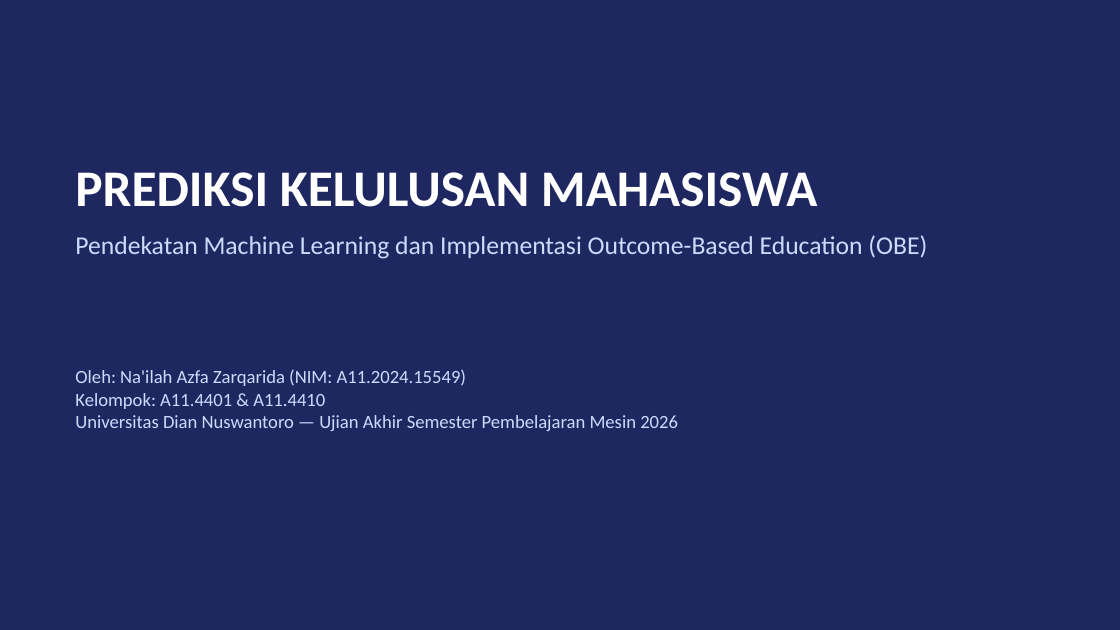
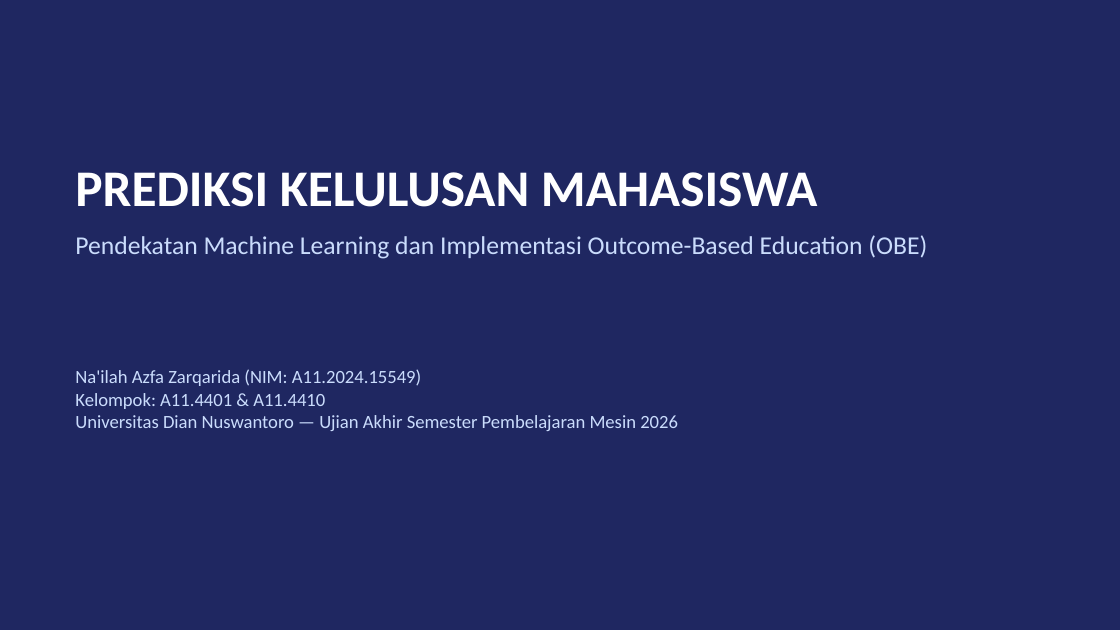
Before and after one commit to hafizmuzani011-collab/uas-ml-kelulusan, a slide deck: slide 1 of presentation/presentasi_uas_ml.pptx. Drawn at 1120x630 pixels with LibreOffice and Linux fonts; fonts in the diff are those of the drawing. Boxes give left, top, right and bottom in pixels: in the first picture for what was removed or moved away, otherwise in the second. Text is boxed around its words. In the diff, an @@ line names an element or a change of style, - is before the commit and + after.

```diff
--- a/presentation/presentasi_uas_ml.pptx
+++ b/presentation/presentasi_uas_ml.pptx
@@ text at bbox=[75, 369, 678, 431]: text changed @@
-Oleh: Na'ilah Azfa Zarqarida (NIM: A11.2024.15549)
-Kelompok: A11.4401 & A11.4410
-Universitas Dian Nuswantoro — Ujian Akhir Semester Pembelajaran Mesin 2026
+Na'ilah Azfa Zarqarida (NIM: A11.2024.15549)
+Kelompok: A11.4401 & A11.4410
+Universitas Dian Nuswantoro — Ujian Akhir Semester Pembelajaran Mesin 2026
```
Also in this commit, not shown: 9 other slides changed, 3 other files.
